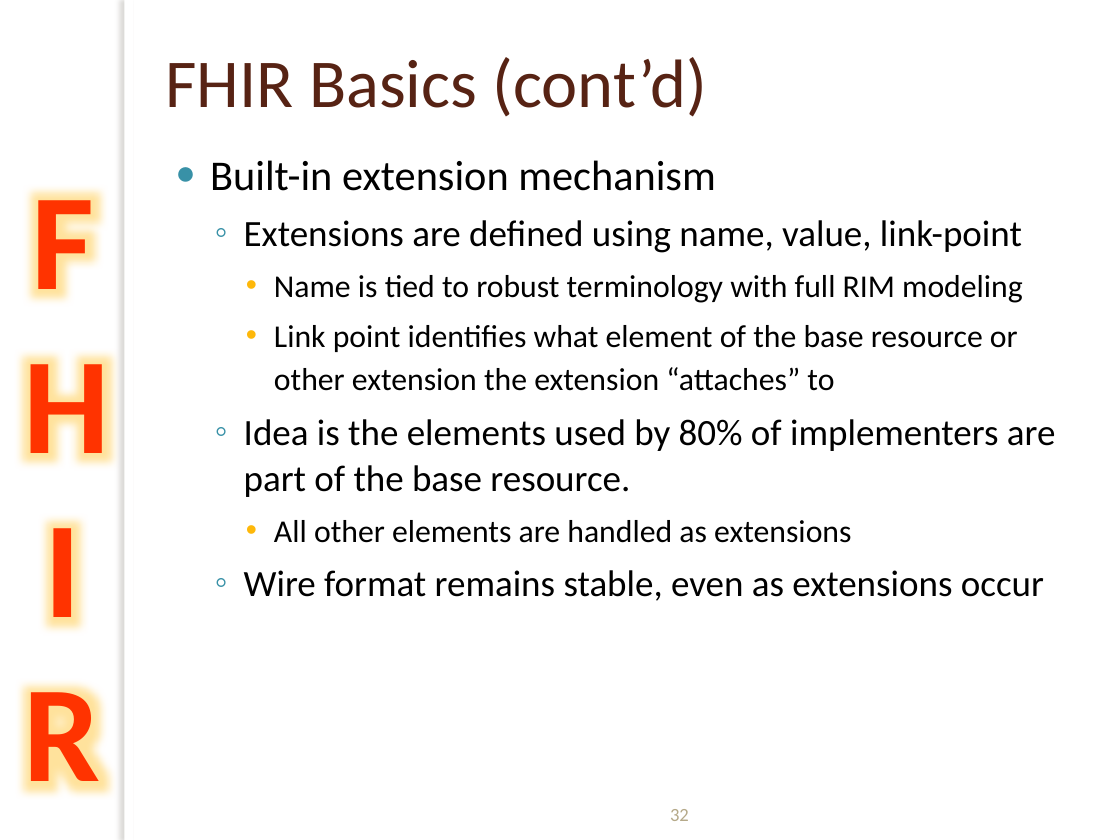
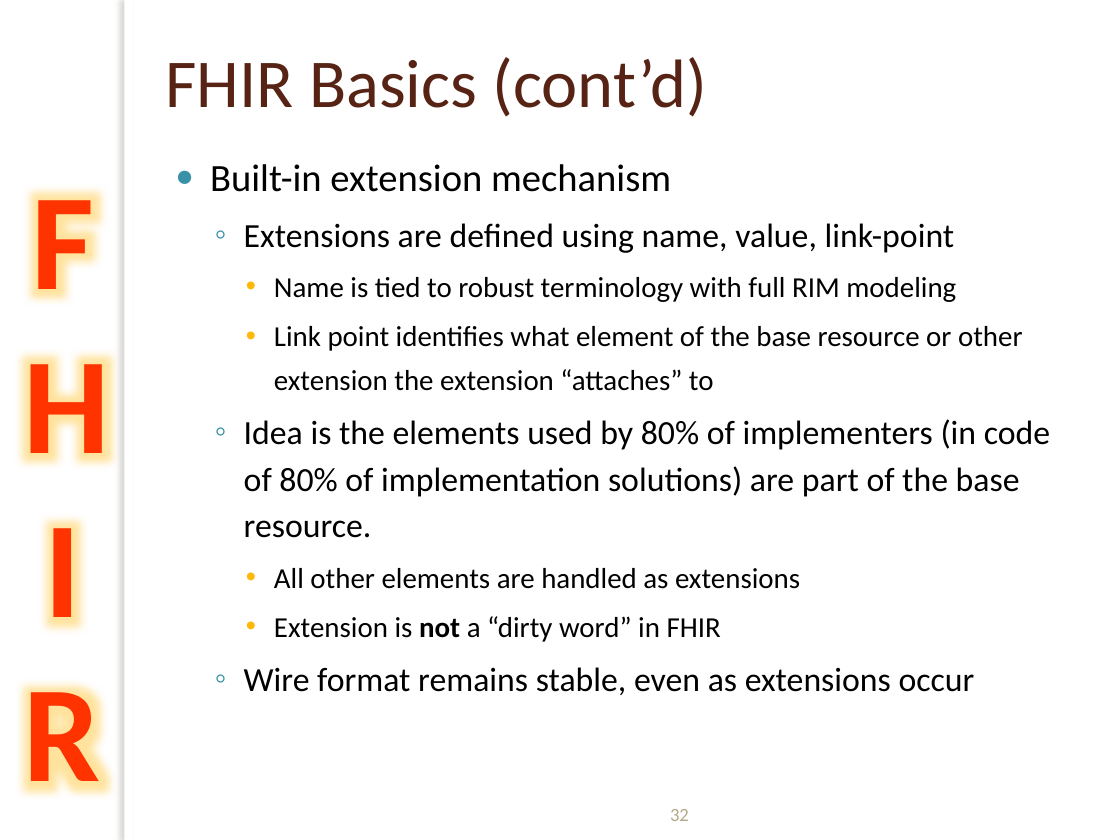
Before and after one commit to vista-novo/fhir, a slide deck: slide 32 of presentations/2012-May WGM Tutorials/201205 WGM Introduction to FHIR.pptx. Drawn at 1120x840 pixels with LibreOffice and Linux fonts; fonts in the diff are those of the drawing; background and template pictures are left out. Boxes give left, top, right and bottom in pixels: in the first picture for what was removed or moved away, otherwise in the second. Text is boxed around its words. In the diff, an @@ line names an element or a change of style, - is before the commit and + after.

```diff
--- a/presentations/2012-May WGM Tutorials/201205 WGM Introduction to FHIR.pptx
+++ b/presentations/2012-May WGM Tutorials/201205 WGM Introduction to FHIR.pptx
@@ text at <box>210,164,1023,695</box>: size 27.2 to 24.8 pt in "Built-in extension mechanism"; size 23.8 to 21.7 pt in "Extensions are defined using name, value, link-point", "Wire format remains stable, even as extensions ..."; size 20.4 to 18.6 pt in "Name is tied to robust terminology with ...", "Link point identifies what element of the ...", "All other elements are handled as extensions" @@
@@ text at <box>244,419,1050,538</box>: text changed; size 23.8 to 21.7 pt @@
-  ◦ Idea is the elements used by 80% of implementers are part of the base resource.
+  ◦ Idea is the elements used by 80% of implementers (in code of 80% of implementation solutions) are part of the base resource.
@@ text at <box>274,616,721,642</box>: paragraph added @@
+    • Extension is not a “dirty word” in FHIR
```
Also in this commit, not shown: 4 other slides changed, 9 slides added, 1 other file.
